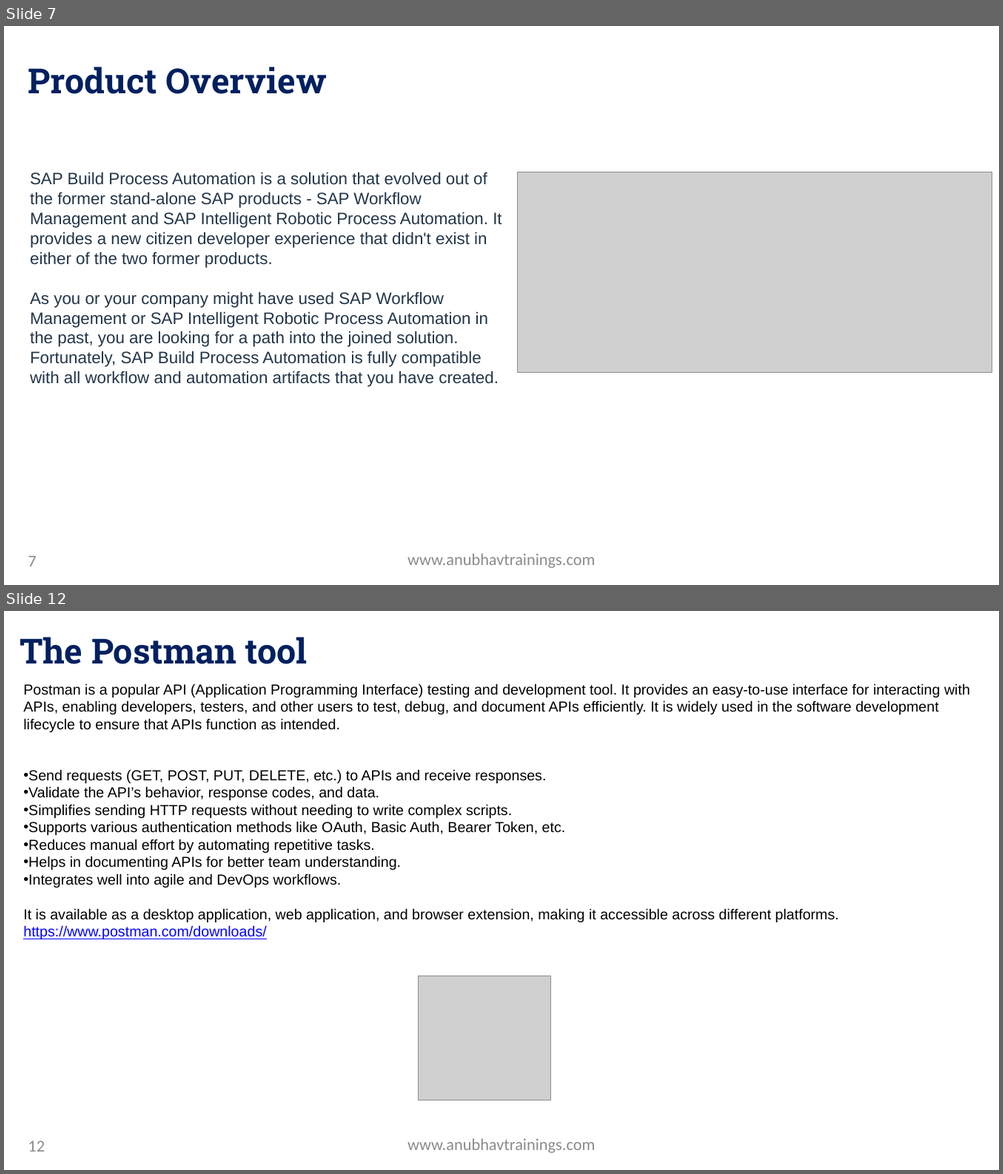
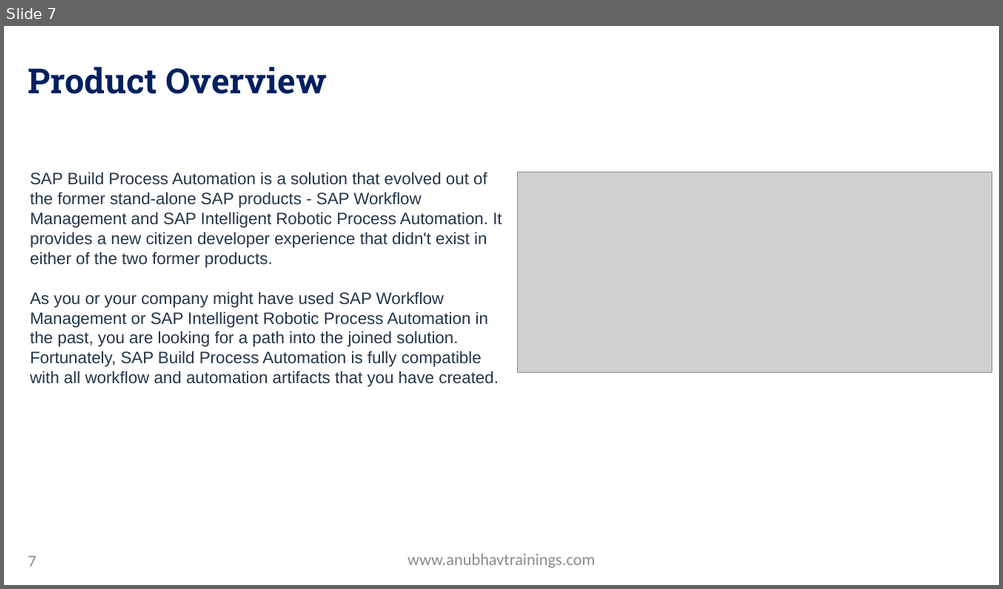
Before and after one commit to soyuztechnologies/SAP_BTP_Build_Apps_Training, a slide deck: Day 8/Day 8 -Build Apps Training.pptx. Shown one above the other, each under a label of ours: slides 7 and 12 before the commit, slide 7 after it; the slides between them are not shown. The pictures are 1003x1174 and 1003x589 pixels, drawn with LibreOffice and Linux fonts; fonts in the diff are those of the drawing; grey boxes stand for pictures; background and template pictures are left out. Boxes give left, top, right and bottom in pixels: in the first picture for what was removed or moved away, otherwise in the second. Text is boxed around its words. In the diff, an @@ line names an element or a change of style, - is before the commit and + after.

```diff
--- a/Day 8/Day 8 -Build Apps Training.pptx
+++ b/Day 8/Day 8 -Build Apps Training.pptx
@@ slide 12 removed at (4,611,999,1170), background picture (left out) @@
@@ title removed at (20,637,307,664) @@
-The Postman tool
@@ text removed at (23,684,970,940) @@
-Postman is a popular API (Application Programming Interface) testing and development tool. It provides an easy-to-use interface for interacting with APIs, enabling developers, testers, and other users to test, debug, and document APIs efficiently. It is widely used in the software development lifecycle to ensure that APIs function as intended.
-• Send requests (GET, POST, PUT, DELETE, etc.) to APIs and receive responses.
-• Validate the API’s behavior, response codes, and data.
-• Simplifies sending HTTP requests without needing to write complex scripts.
-• Supports various authentication methods like OAuth, Basic Auth, Bearer Token, etc.
-• Reduces manual effort by automating repetitive tasks.
-• Helps in documenting APIs for better team understanding.
-• Integrates well into agile and DevOps workflows.
-It is available as a desktop application, web application, and browser extension, making it accessible across different platforms.
-https://www.postman.com/downloads/
@@ picture removed at (418,976,550,1100) @@
@@ page number removed at (28,1141,45,1152) @@
-12
@@ text removed at (407,1139,595,1153) @@
-www.anubhavtrainings.com
```
Also in this commit, not shown: 6 other slides removed, 3 other files.
